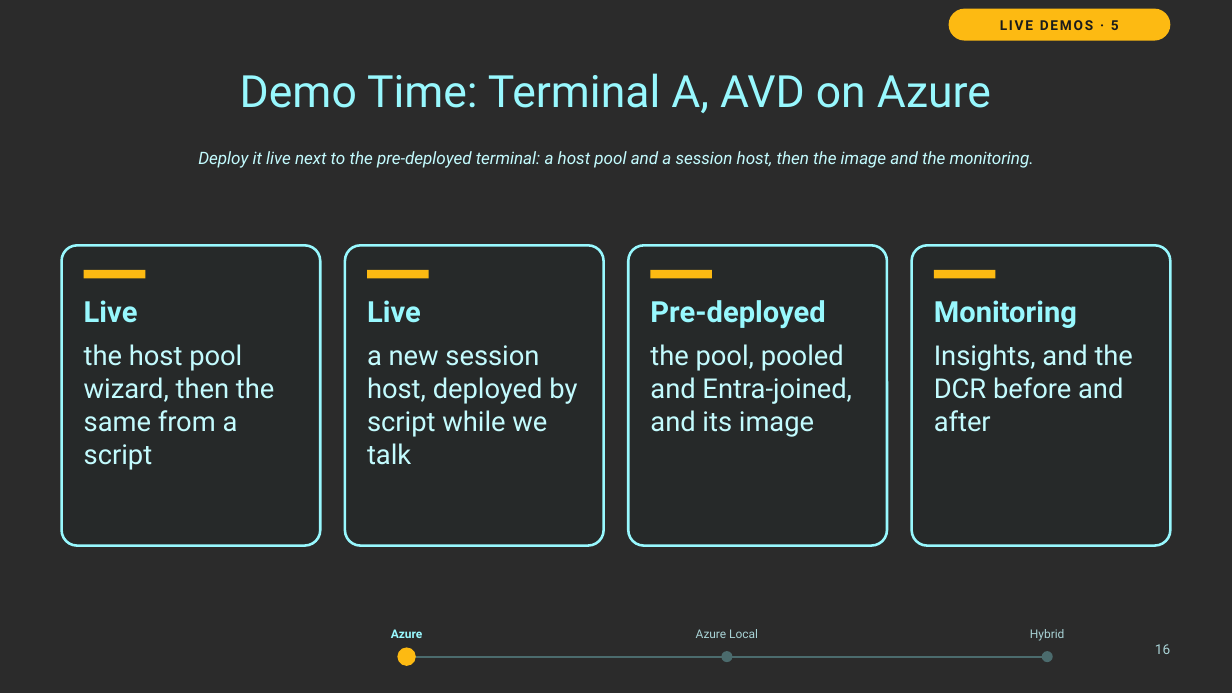
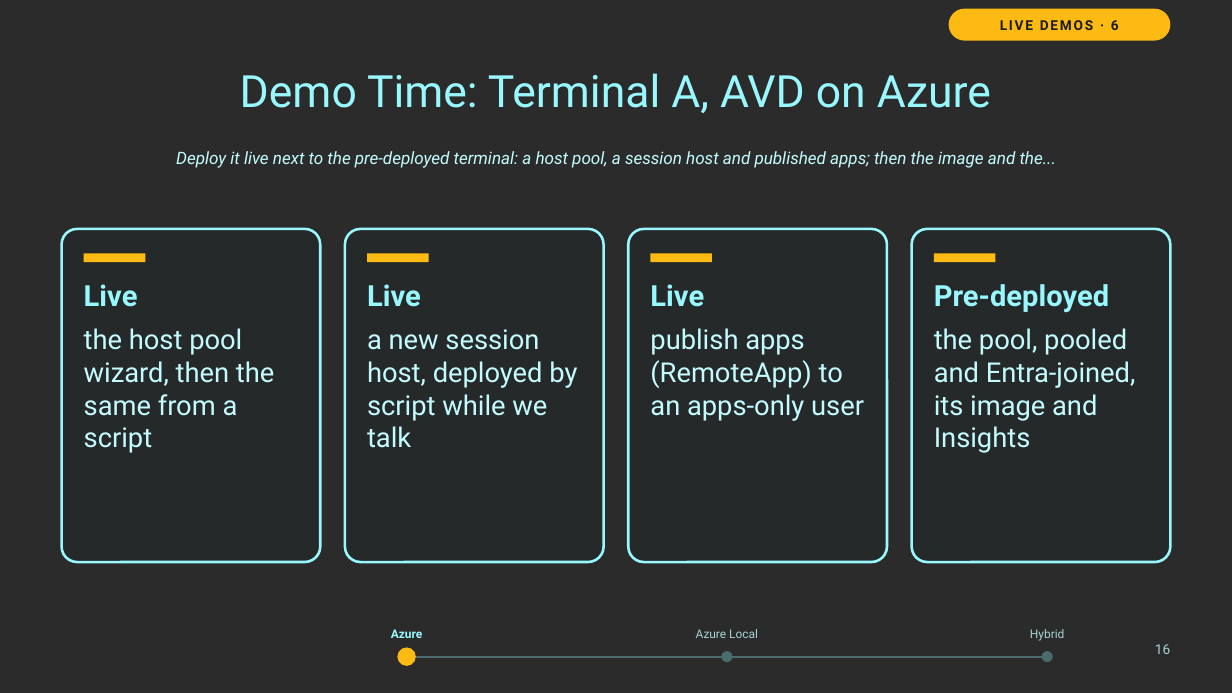
Before and after one commit to thisismydemo/nic2026_avd, a slide deck: slide 16 of presentation/AVD_Anywhere_NIC2026.pptx. Drawn at 1232x693 pixels with LibreOffice and Linux fonts; fonts in the diff are those of the drawing; background and template pictures are left out; a plain dark background stands for a picture behind light text. Boxes give left, top, right and bottom in pixels: in the first picture for what was removed or moved away, otherwise in the second. Text is boxed around its words. In the diff, an @@ line names an element or a change of style, - is before the commit and + after.

```diff
--- a/presentation/AVD_Anywhere_NIC2026.pptx
+++ b/presentation/AVD_Anywhere_NIC2026.pptx
@@ text at (176,151,1056,168): text changed @@
-Deploy it live next to the pre-deployed terminal: a host pool and a session host, then the image and the monitoring.
+Deploy it live next to the pre-deployed terminal: a host pool, a session host and published apps; then the image and the...
@@ rounded rectangle: place and size @@
-rounded rectangle at (62,245,320,546)
+rounded rectangle at (62,229,320,562)
@@ rounded rectangle: place and size @@
-rounded rectangle at (345,245,604,546)
+rounded rectangle at (345,229,604,562)
@@ rounded rectangle: place and size @@
-rounded rectangle at (628,245,887,546)
+rounded rectangle at (628,229,887,562)
@@ rounded rectangle: place and size @@
-rounded rectangle at (912,245,1170,546)
+rounded rectangle at (912,229,1170,562)
@@ 4 rectangles: place and size @@
-4 rectangles at (84,270,995,278)
+4 rectangles at (84,254,995,262)
@@ text "Live": place and size @@
-text "Live" at (84,300,274,470)
+text "Live" at (84,284,274,453)
@@ text "Live": place and size @@
-text "Live" at (367,300,577,465)
+text "Live" at (367,284,577,448)
@@ text at (650,284,864,421): text changed @@
-Pre-deployed
-the pool, pooled and Entra-joined, and its image
+Live
+publish apps (RemoteApp) to an apps-only user
@@ text at (934,284,1136,453): text changed @@
-Monitoring
-Insights, and the DCR before and after
+Pre-deployed
+the pool, pooled and Entra-joined, its image and Insights
```
Also in this commit, not shown: 2 other slides changed, 1 other file.
